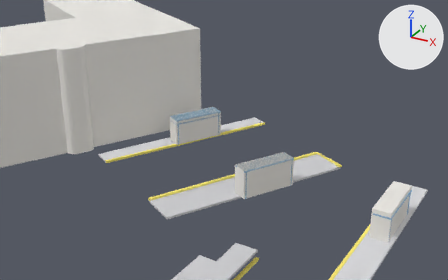
What one commit did to the glTF model bern-research/stations/models/8589991-bern-monbijou.glb.
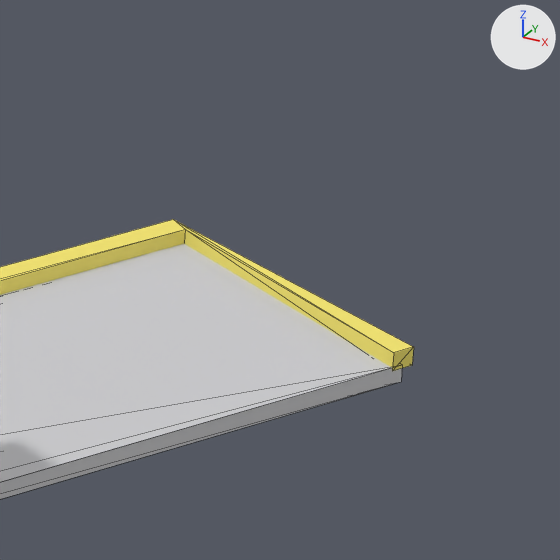
Each version appears first from a 50 mm camera at (13.8, -76.9, 34.2) aimed at (-21.1, -13.3, 2.4), and next in a close-up on the part from 66% to 80% of the width and 46% to 67% of the height. The lights are fixed; the arrows at upper right show +X, +Y and +Z. The last two pictures show the newer version. The close-ups show mesh edges as thin lines. Vertices at exactly the same position are counted once.

Before the edit, the objects in view are built like this:
```python
me_boarding_edge_0 = bpy.data.meshes.new('boarding_edge@0')
me_boarding_edge_0.from_pydata(...)  # 40 vertices, 64 faces; spans x -34.2..1.0, y -60.5..0.5, z -1.1..0.2
me_boarding_edge_0.materials.append(mat_boarding_edge)  # yellow #f7e76f
me_platform_surface_0 = bpy.data.meshes.new('platform_surface@0')
me_platform_surface_0.from_pydata(...)  # 30 vertices, 52 faces; spans x -23.1..-7.0, y -60.5..-6.5, z -0.2..0.0
me_platform_surface_0.materials.append(mat_platform_surface)  # light grey #ceced1
ob_boarding_edge_0 = bpy.data.objects.new('boarding_edge@0', me_boarding_edge_0)
ob_boarding_edge_0.location = (0.0, 0.0, 0.0)
ob_platform_surface_0 = bpy.data.objects.new('platform_surface@0', me_platform_surface_0)
ob_platform_surface_0.location = (0.0, 0.0, 0.0)
```
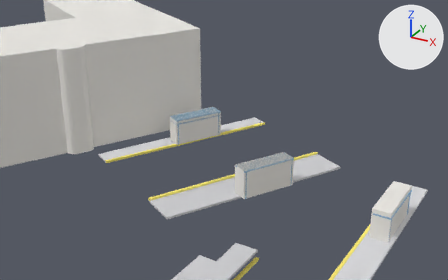
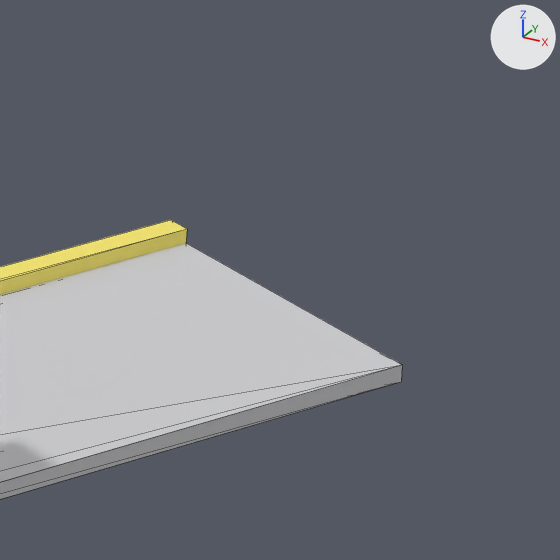
What differs and where, as boxes [x1, y1, x2, y2] in the close-ups (560 x 560 px):
'boarding_edge@0', reshaped
    before: [0, 219, 414, 371]
    after: [0, 220, 187, 295]
part 1 of me_boarding_edge_0, cut back (yellow)
    before: [173, 219, 414, 371]

Edits to the bpy script that builds the scene:
```text
Change me_boarding_edge_0:
    used by ob_boarding_edge_0; location = (0.0, 0.0, 0.0)
    remove me_boarding_edge_0.from_pydata(...)  # 40 vertices, 64 faces; spans x -34.2..1.0, y -60.5..0.5, z -1.1..0.2
    add me_boarding_edge_0.from_pydata(...)  # 36 vertices, 56 faces; spans x -34.2..1.0, y -60.5..0.5, z -1.1..0.2
    me_boarding_edge_0 part 1
    4 vertices are removed from x -7.1..-7.0, y -9.0..-8.7, z -0.1..0.2
    10 faces are deleted
    2 new faces join them
```
